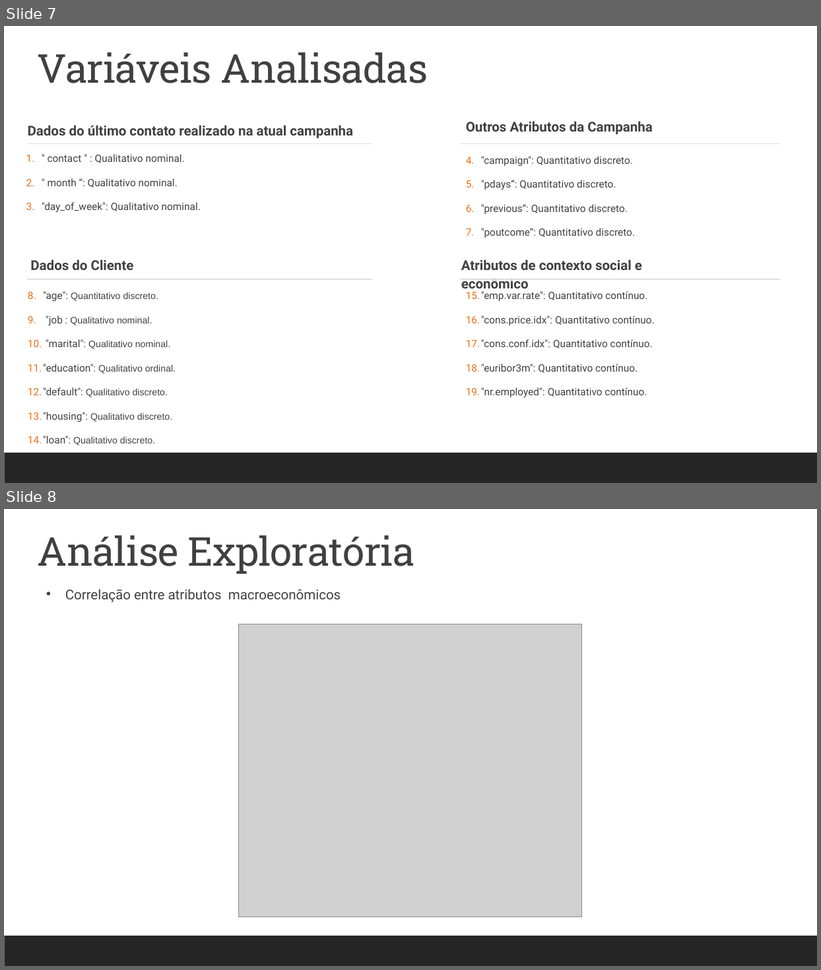
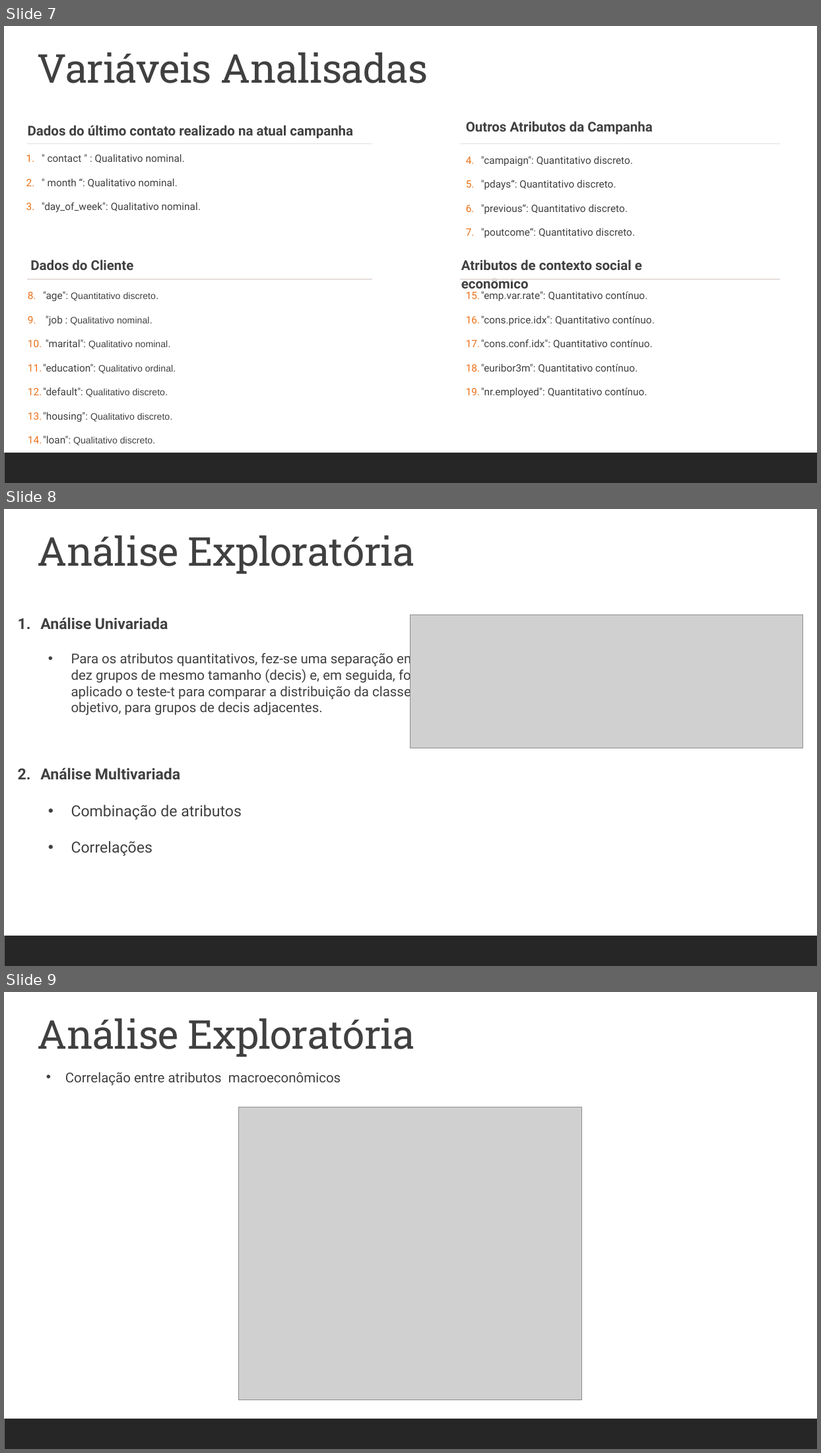
Before and after one commit to pedrosouzalv/PO-233, a slide deck: Projeto de PO-233.pptx. Shown one above the other, each under a label of ours: slides 7 and 8 before the commit, slides 7, 8 and 9 after it. The pictures are 821x970 and 821x1453 pixels, drawn with LibreOffice and Linux fonts; fonts in the diff are those of the drawing; grey boxes stand for pictures. Boxes give left, top, right and bottom in pixels: in the first picture for what was removed or moved away, otherwise in the second. Text is boxed around its words. In the diff, an @@ line names an element or a change of style, - is before the commit and + after.

```diff
--- a/Projeto de PO-233.pptx
+++ b/Projeto de PO-233.pptx
@@ slide 8 added at (x1=4, y1=509, x2=817, y2=966), background #FFFFFF; not listed: 1 template element that a slide beside it also shows @@
@@ text added at (x1=38, y1=535, x2=415, y2=574), 47 pt, text #404040 @@
+Análise Exploratória
@@ text added at (x1=40, y1=617, x2=416, y2=716), 16 pt, text #404040 @@
+1. Análise Univariada
+  • Para os atributos quantitativos, fez-se uma separação em dez grupos de mesmo tamanho (decis) e, em seguida, foi aplicado o teste-t para comparar a distribuição da classe objetivo, para grupos de decis adjacentes.
@@ picture added at (x1=411, y1=615, x2=804, y2=748) @@
@@ text added at (x1=40, y1=768, x2=242, y2=856), 18 pt, text #404040 @@
+2. Análise Multivariada
+  • Combinação de atributos
+  • Correlações
@@ what was slide 8 is now slide 9 @@
```
Also in this commit, not shown: 2 slides changed, 11 other slides added, 6 other files.
